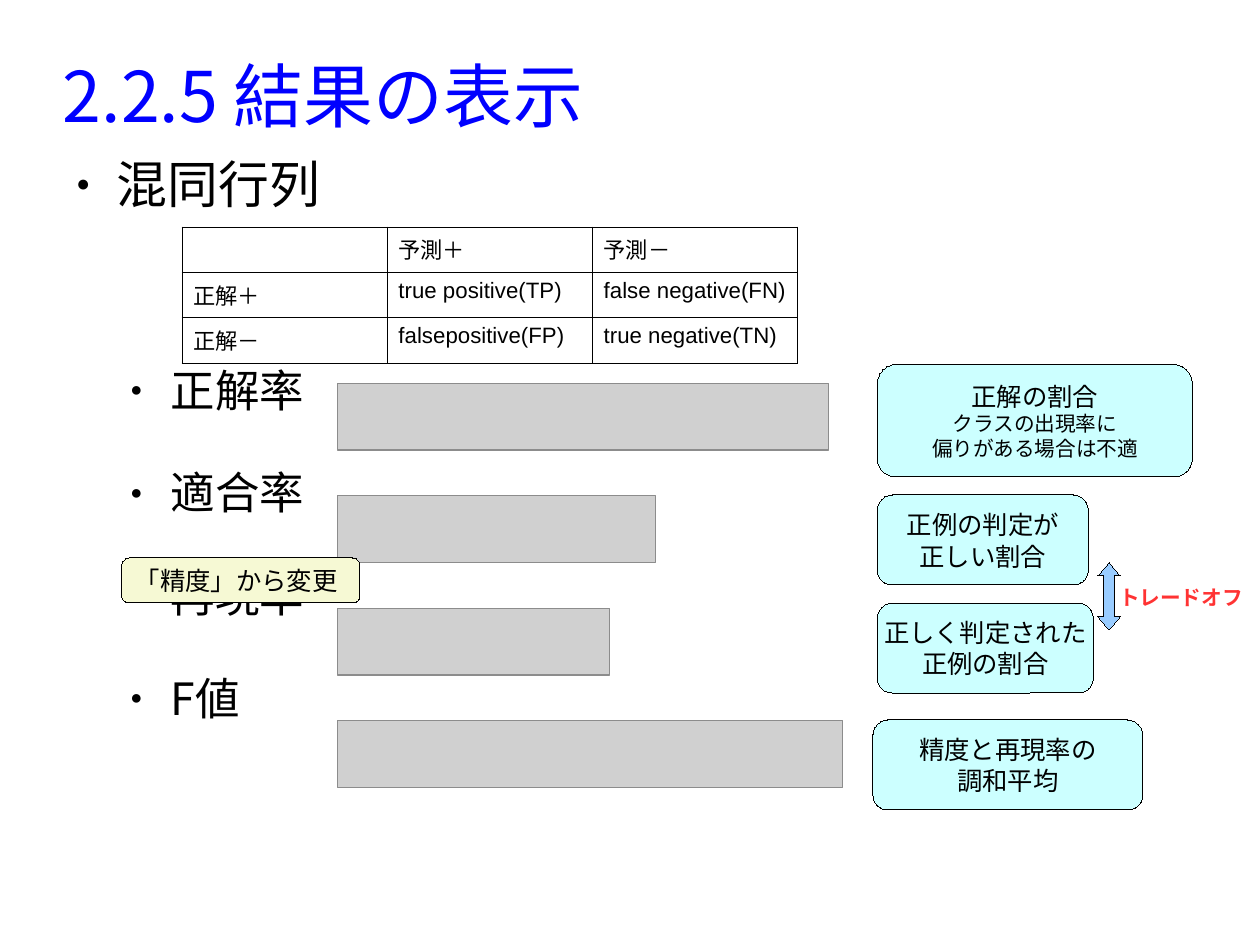
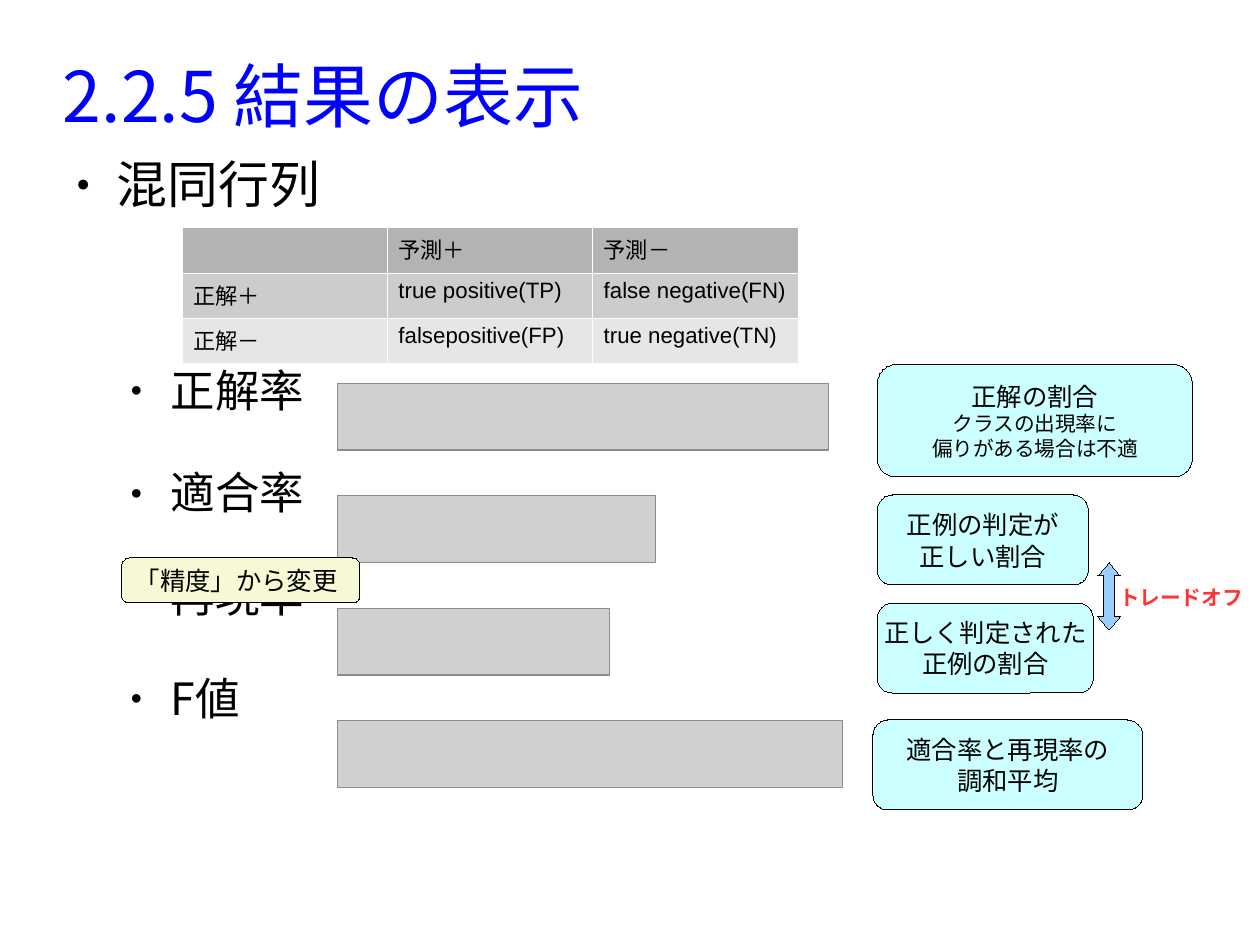
Before and after one commit to MasahiroAraki/MLCourse, a slide deck: slide 20 of slide/chap02-python.odp. Drawn at 1260x945 pixels with LibreOffice and Linux fonts; fonts in the diff are those of the drawing; grey boxes stand for pictures. Boxes give left, top, right and bottom in pixels: in the first picture for what was removed or moved away, otherwise in the second. Text is boxed around its words. In the diff, an @@ line names an element or a change of style, - is before the commit and + after.

```diff
--- a/slide/chap02-python.odp
+++ b/slide/chap02-python.odp
@@ table at (182,228,799,362) @@
@@ fill none to #B3B3B3 in 2 cells @@
@@ fill none to #CCCCCC in row 2 @@
@@ fill none to #E6E6E6 in row 3 @@
@@ borders changed @@
@@ text in rounded rectangle at (907,737,1109,761): text changed @@
-精度と再現率の
+適合率と再現率の
```
Also in this commit, not shown: 3 other slides changed, 2 other files.
